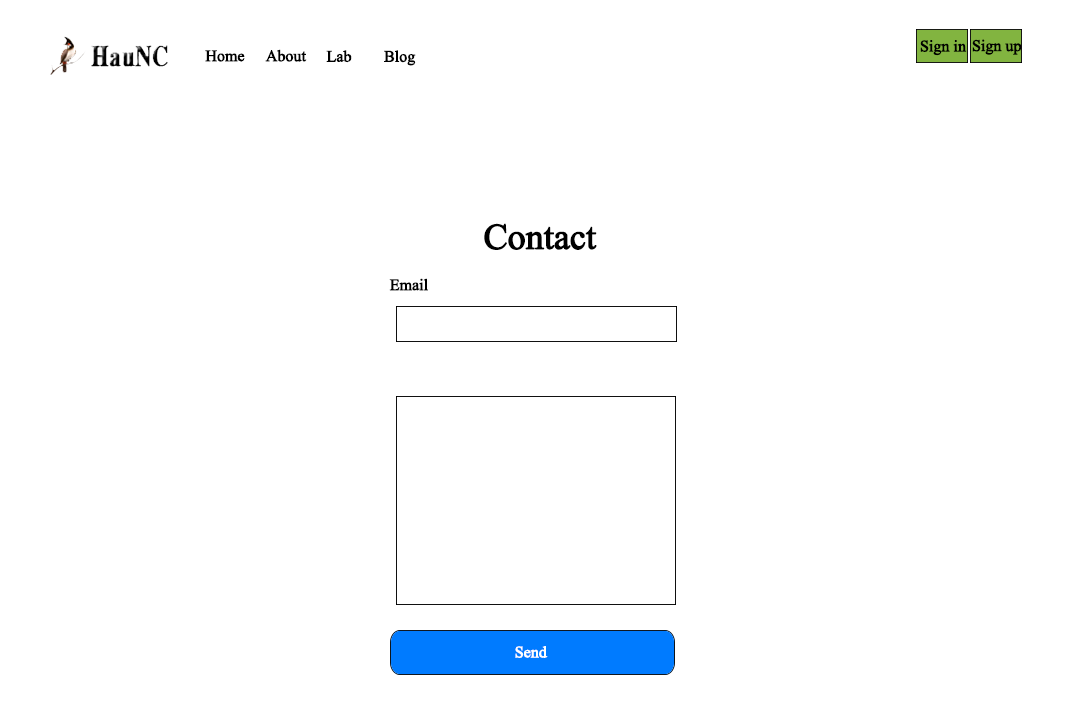
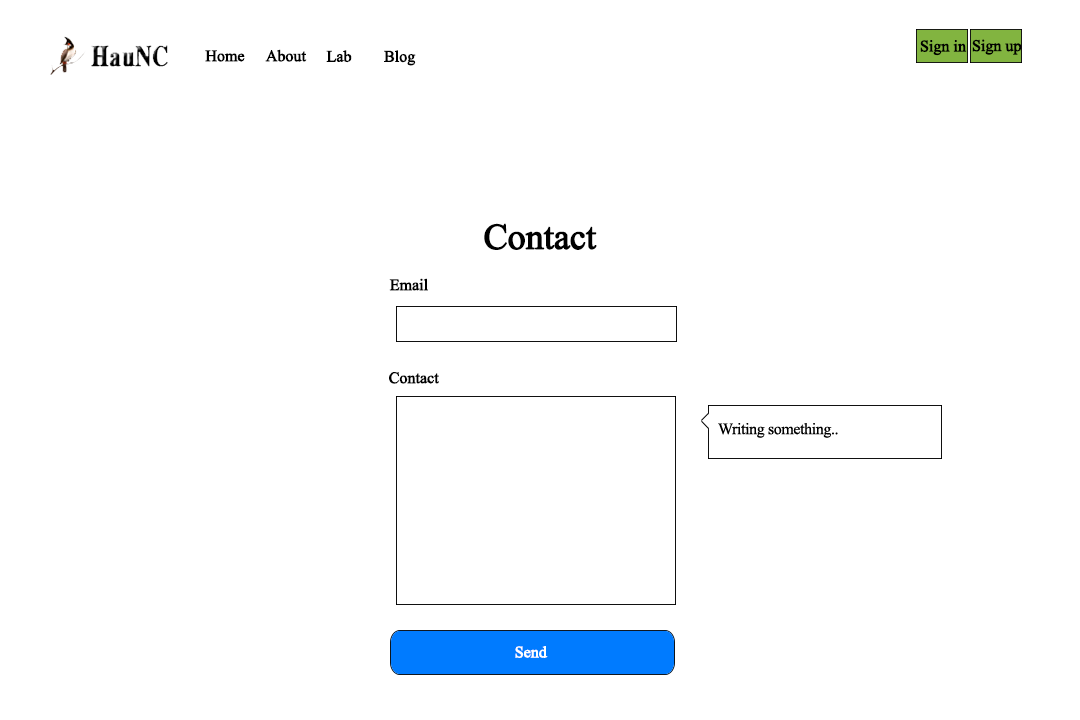
Revision of a layered (1080, 720) image; what changed, layer by layer:
added layer "Shape 1 copy" above "Contact" over [701, 405, 942, 459]
added layer "Contact" (2nd of 2) above "Email" over [389, 372, 439, 384]
